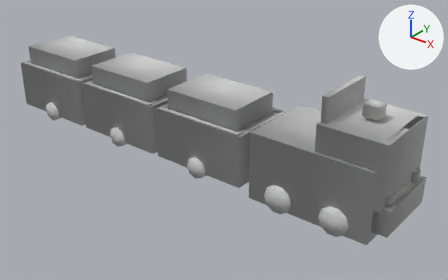
The FBX model game/Airside/Assets/Airside/Art/Models/Vehicles/mdl_baggage_tug_train_authored_v01.fbx, before and after one commit.
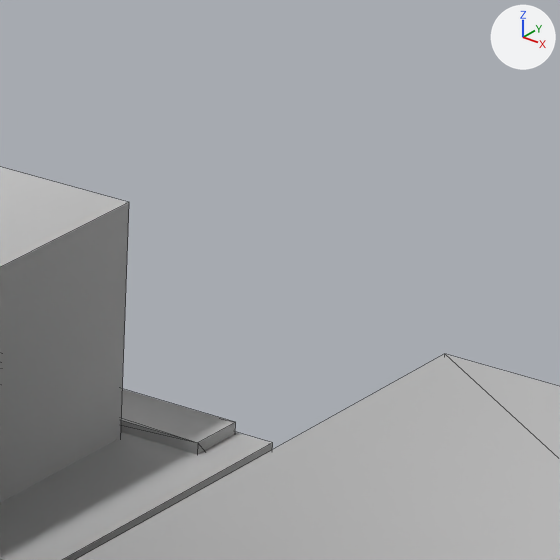
The first picture shows the older version from a camera (50 mm lens) standing at (0.0688, -0.0626, 0.0432) and looking at (0.0178, 0.0011, 0.0037). The close-ups show the older and then the newer version on the part from 58% to 69% of the width and 27% to 44% of the height of that picture. Only the edits that show in the close-ups are written down. The axes (+X, +Y, +Z) are drawn at upper right. The lights are the same throughout. The close-ups show mesh edges as thin lines. Where no turn or scale is listed for an object, it has been applied to the vertices.

The first close-up shows 'cargo_1', 'cart_1', 'cart_rail_1b', 'tug'.
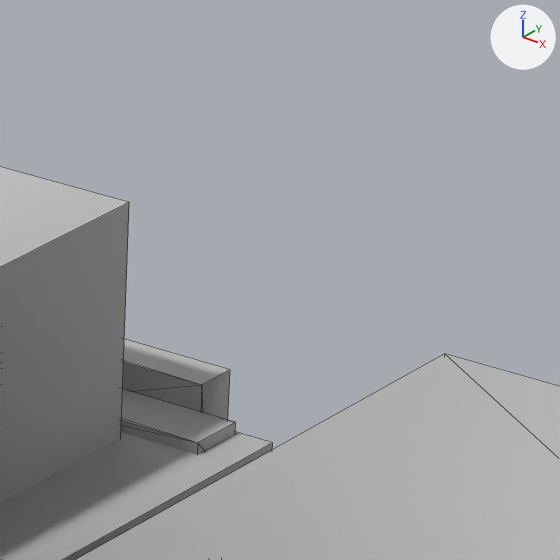
The change, as a list of edits to the scene's bpy script:
```text
Add me_mesh_017_1:
    me_mesh_017_1.from_pydata(...)  # a box spanning x 0.0115..0.0245, y 0.0052..0.0058, z 0.00475..0.00925
    me_mesh_017_1.polygons.foreach_set('use_smooth', [True] * 12)
    me_mesh_017_1.materials.append(mat_defaultmaterial)  # light grey #cbcbcb
Add ob_cart_gate_1:
    ob_cart_gate_1 = bpy.data.objects.new('cart_gate_1', me_mesh_017_1)
    ob_cart_gate_1.location = (0.0, 0.0, 0.0)
```

Changed parts and their boxes (x1, y1, x2, y2) in the close-ups (560 x 560 px):
'cart_gate_1', added
    after: (122, 339, 230, 420)
